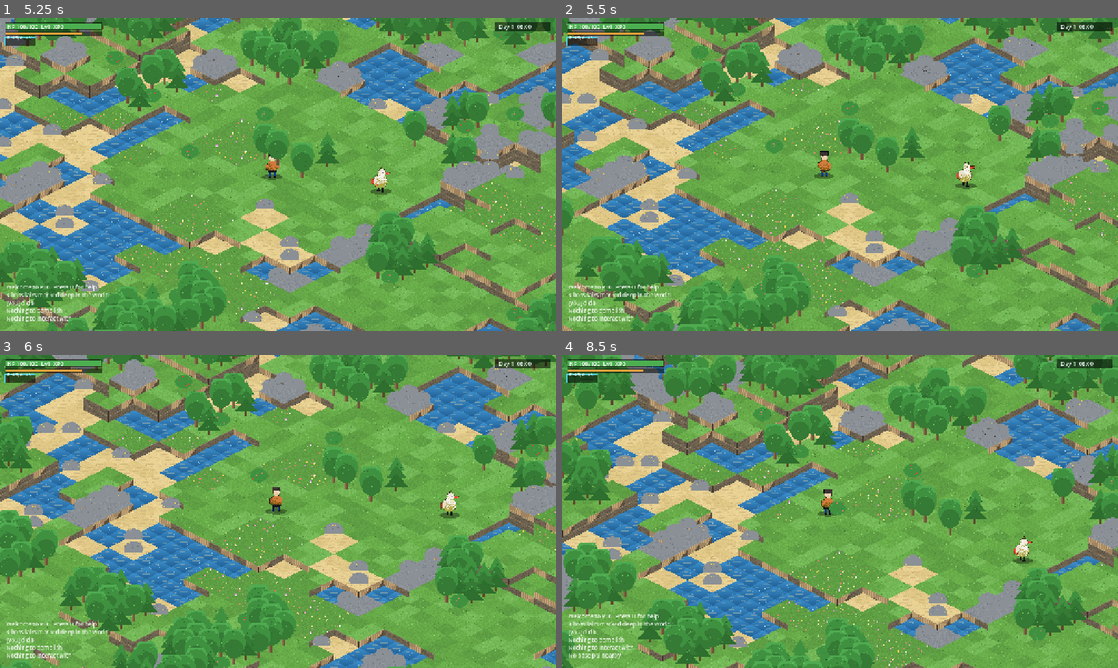
Above: before the commit, frames 1-4 (two rows, left to right).
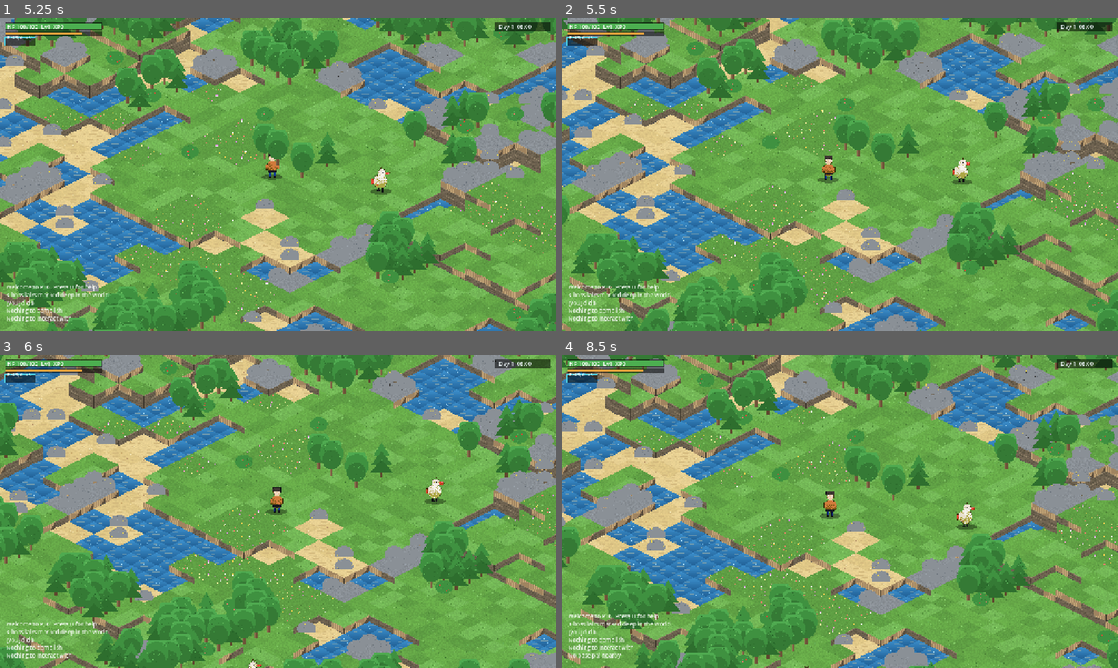
Above: after the commit, the same moments.

Repository: biggameking/PLG
Game: Godot game, scene res://scenes/main.tscn
Two runs of this game, one before a commit and one after it. Both use one fixed random seed, a clock stepped at 60 frames per second and the inputs below.
Inputs (mouse positions are in pixels of both pictures, inside the frame that each line leads up to):
- Up to frame 1 (5.25 s): tap Enter at 0.5, 3.5 s; move the mouse to (400, 158) at 0.52 s; hold D (move_right) 0.53-1.25 s; hold Space (dodge) 0.53-1.25 s; click (400, 158) at 0.67 s; drag from (166, 190) to (250, 237) at 1.27 s; move the mouse to (333, 105) at 2.02 s; hold D (move_right) 2.03-2.75 s; hold B (build) 2.03-2.75 s; tap Space (dodge) at 2.3, 2.75, 3.8 s; drag from (250, 237) to (111, 127) at 2.77 s; move the mouse to (444, 221) at 3.52 s; hold A (move_left) 3.53-4.25 s; hold X (demolish) 3.53-4.25 s; drag from (111, 127) to (194, 96) at 4.27 s; move the mouse to (305, 174) at 5.02 s; hold S (move_down) from 5.03 s (still down); hold E (interact) from 5.03 s (still down); click (305, 174) at 5.17 s
- Up to frame 2 (5.5 s): keep holding S (move_down); keep holding E (interact); tap Space (dodge) at 5.3 s
- Up to frame 3 (6 s): release S (move_down) at 5.75 s; release E (interact) at 5.75 s; drag from (194, 433) to (166, 527) at 5.77 s
- Up to frame 4 (8.5 s): move the mouse to (962, 495) at 6.52 s; hold W (move_up) 6.53-7.25 s; hold F (party_toggle) 6.53-7.25 s; tap Space (dodge) at 6.8 s; drag from (728, 527) to (812, 574) at 7.27 s; move the mouse to (895, 442) at 8.02 s; hold S (move_down) from 8.03 s (still down); hold Space (dodge) from 8.03 s (still down); tap U (statues) at 8.1 s

Frame 1 is identical in both runs. In frame 2, 30% of the frame differs, in the area x 0-100%, y 0-100%; in frame 3, 58%; in frame 4, 71%.

Commit message:
audit round 57: dodge rolled along the x-axis only
Same stale 'dir' bug as harvest/interact — a north-facing dodge
slid sideways. Now rolls along the Vector2 facing

Co-Authored-By: Devin AI <158243242+devin-ai-integration[bot]@users.noreply.github.com>

Diff:
--- a/src/player.gd
+++ b/src/player.gd
@@ -133,8 +133,8 @@
 		elif iv.x < -0.02:
 			dir = -1
 	elif dodge_t > 0:
-		# dodge roll: burst along facing
-		var v := Vector2(dir * 0.4, 0) + Input.get_vector("move_left", "move_right", "move_up", "move_down") * 0.6
+		# dodge roll: burst along the real facing (dir is x-only)
+		var v := facing * 0.4 + Input.get_vector("move_left", "move_right", "move_up", "move_down") * 0.6
 		var nx: float = pos.x + v.normalized().x * 9.0 * dt
 		var ny: float = pos.y + v.normalized().y * 9.0 * dt
 		if not world.blocked(int(nx), int(pos.y), pos.x, pos.y):
Not shown, changed: tools/smoke_out.txt
